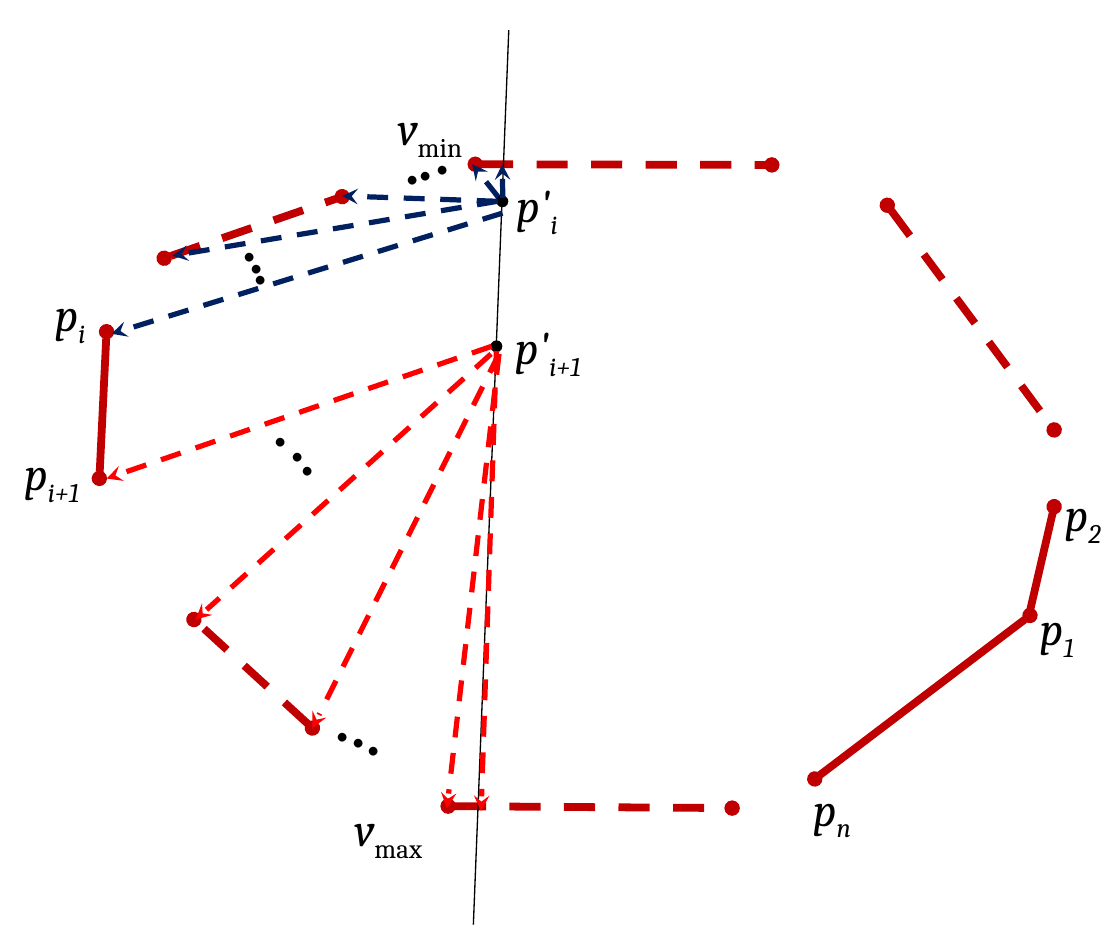
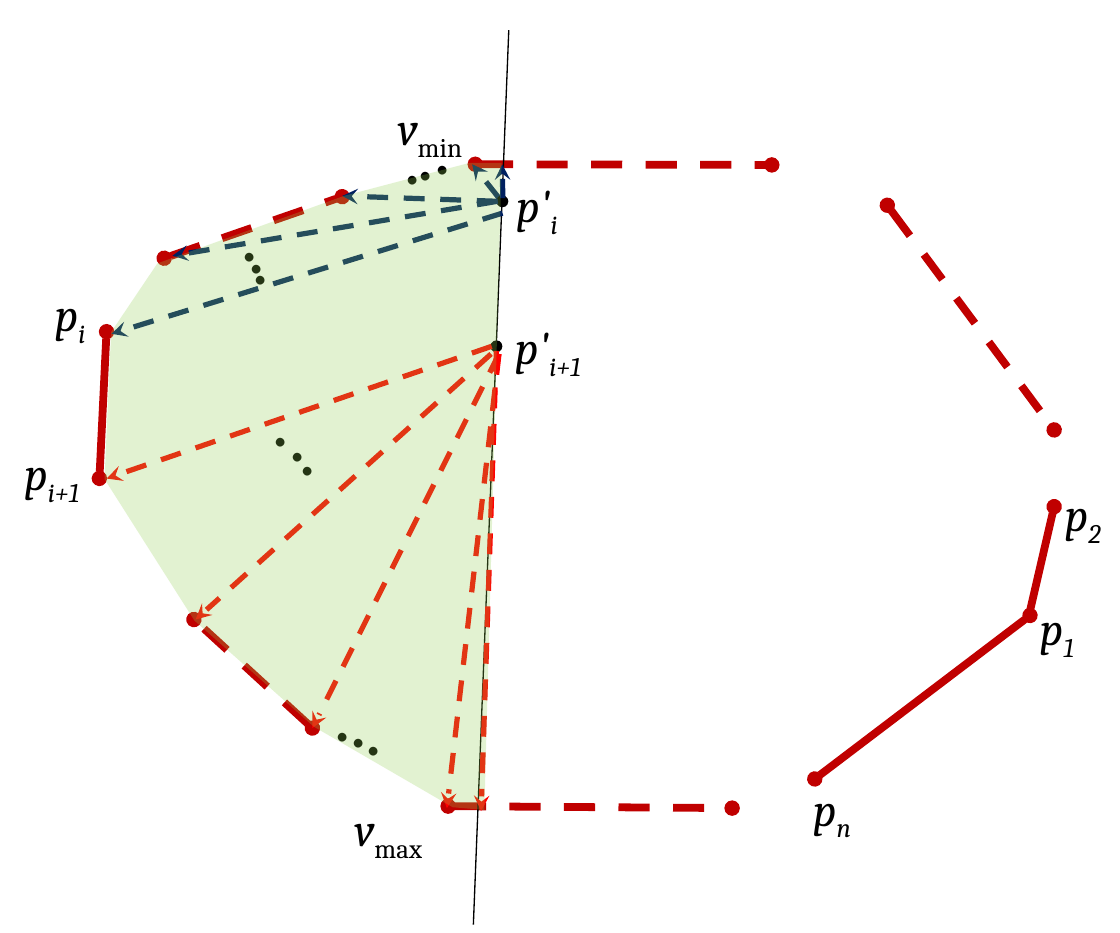
Before and after one commit to aabecker/SwarmPublications, a slide deck: slide 1 of journalWallFriction/pictures/pdf/anypolygon3.pptx. Drawn at 1120x933 pixels with LibreOffice and Linux fonts; fonts in the diff are those of the drawing. Boxes give left, top, right and bottom in pixels: in the first picture for what was removed or moved away, otherwise in the second. Text is boxed around its words. In the diff, an @@ line names an element or a change of style, - is before the commit and + after.

```diff
--- a/journalWallFriction/pictures/pdf/anypolygon3.pptx
+++ b/journalWallFriction/pictures/pdf/anypolygon3.pptx
@@ freeform shape added at [105, 162, 502, 810], fill #92D050 at 26% opacity @@
```
Also in this commit, not shown: 2 other files.
